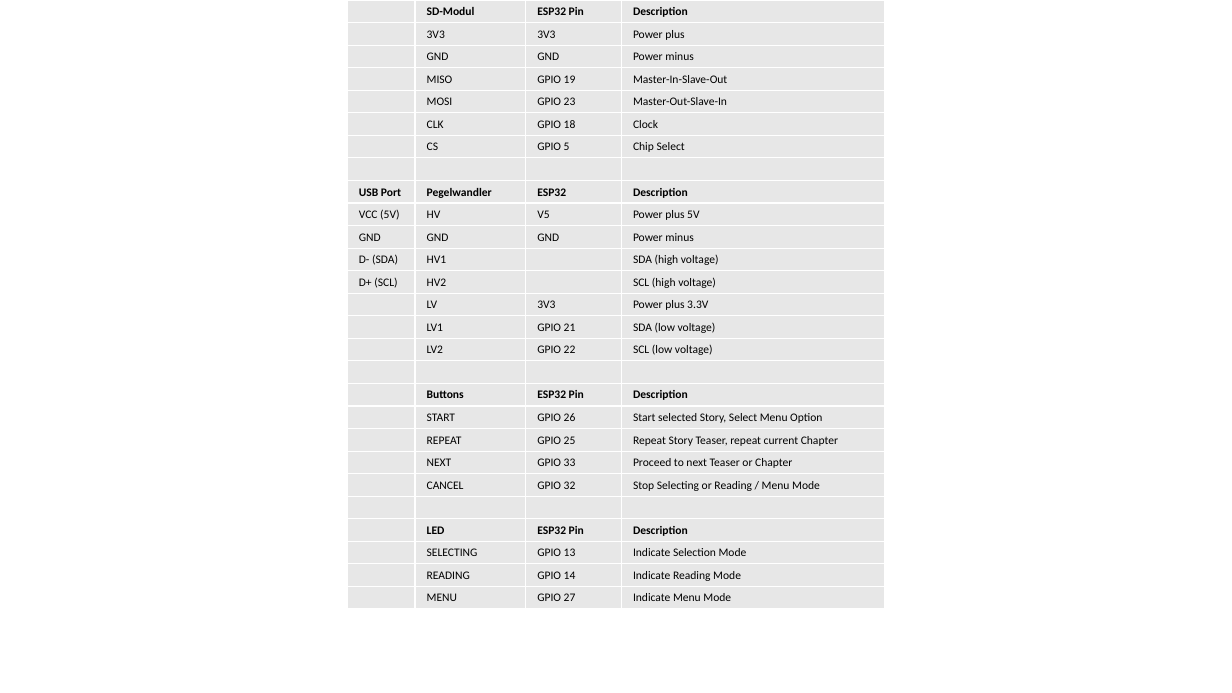
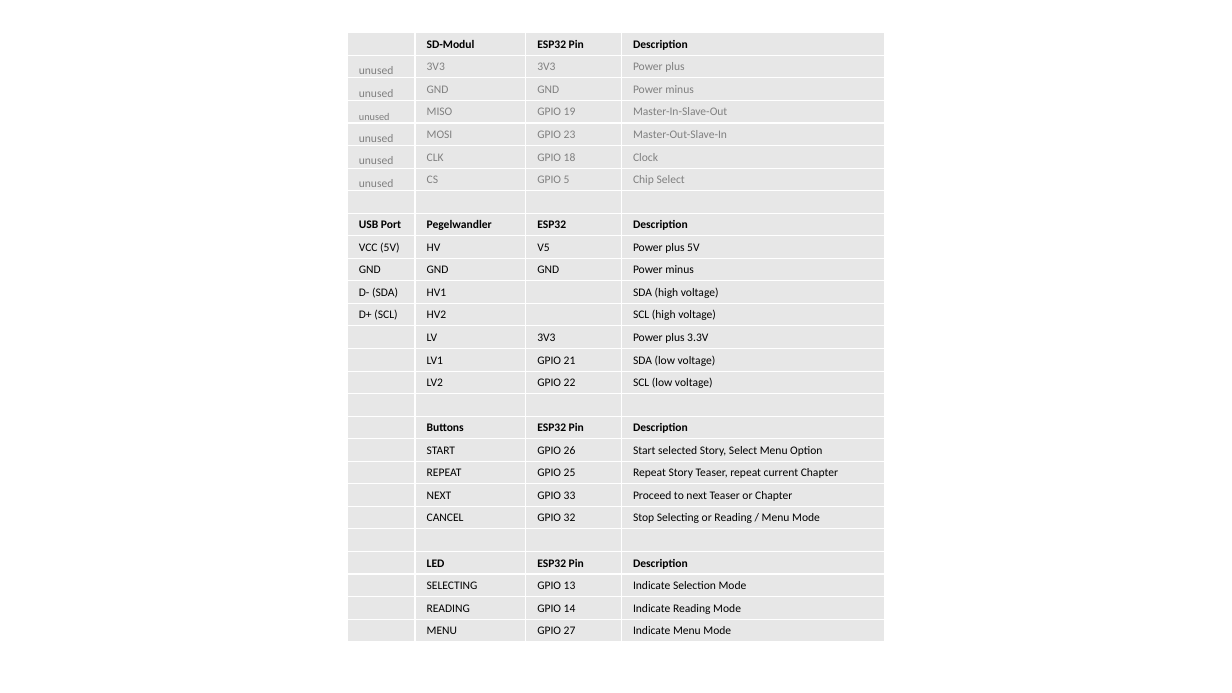
Before and after one commit to jeskes/activityboard, a slide deck: slide 46 of Activityboard.pptx (slide 45 before the commit). Drawn at 1232x693 pixels with LibreOffice and Linux fonts; fonts in the diff are those of the drawing. Boxes give left, top, right and bottom in pixels: in the first picture for what was removed or moved away, otherwise in the second. Text is boxed around its words. In the diff, an @@ line names an element or a change of style, - is before the commit and + after.

```diff
--- a/Activityboard.pptx
+++ b/Activityboard.pptx
@@ table at (348, 32, 885, 642) @@
-row 2, column 1: 
+row 2, column 1: unused
-row 3, column 1: 
+row 3, column 1: unused
-row 4, column 1: 
+row 4, column 1: unused
-row 5, column 1: 
+row 5, column 1: unused
-row 6, column 1: 
+row 6, column 1: unused
-row 7, column 1: 
+row 7, column 1: unused
@@ text colour #000000 to #808080 in "3V3", "3V3", "Power plus", "GND" and 14 more places @@
@@ table: place and size @@
-table at (348, 0, 885, 610)
+table at (348, 32, 885, 642)
```
Also in this commit, not shown: 6 other slides changed, 1 slide added, 2 other files.
